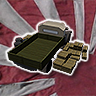
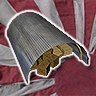
Layered file, before and after one edit (96x96). Changes by layer:
hid "Truck Supplies" over [7, 21, 88, 74]
showed "Storage" over [7, 12, 89, 84]
